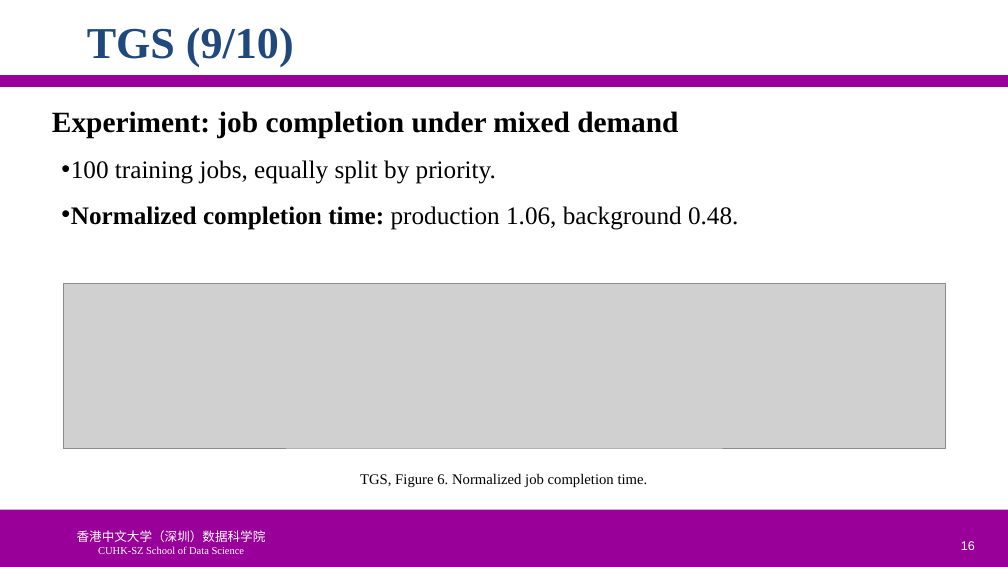
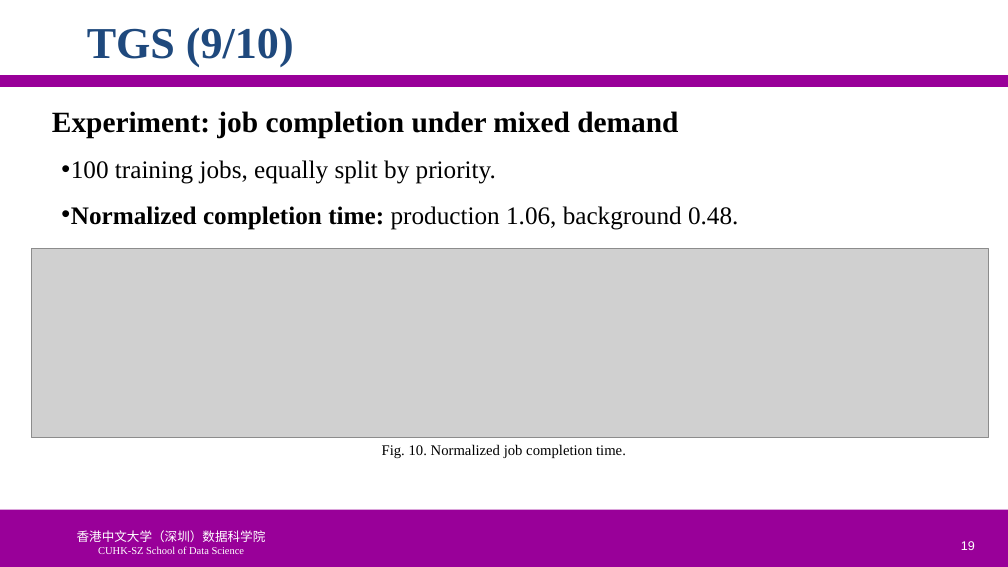
Before and after one commit to ychung1103/ychung1103.github.io, a slide deck: slide 19 of Slides/CSC6103/PPT/05-1110-徐昱玮-225040464.pptx (slide 16 before the commit). Drawn at 1008x567 pixels with LibreOffice and Linux fonts; fonts in the diff are those of the drawing; grey boxes stand for pictures; background and template pictures are left out. Boxes give left, top, right and bottom in pixels: in the first picture for what was removed or moved away, otherwise in the second. Text is boxed around its words. In the diff, an @@ line names an element or a change of style, - is before the commit and + after.

```diff
--- a/Slides/CSC6103/PPT/05-1110-徐昱玮-225040464.pptx
+++ b/Slides/CSC6103/PPT/05-1110-徐昱玮-225040464.pptx
@@ picture: place and size @@
-picture at [63, 284, 945, 448]
+picture at [31, 248, 988, 437]
@@ text at [382, 444, 626, 458]: text changed @@
-TGS, Figure 6. Normalized job completion time.
+Fig. 10. Normalized job completion time.
@@ page number at [961, 541, 975, 550]: text changed @@
-16
+19
```
Also in this commit, not shown: 26 other slides changed, 3 slides added.
